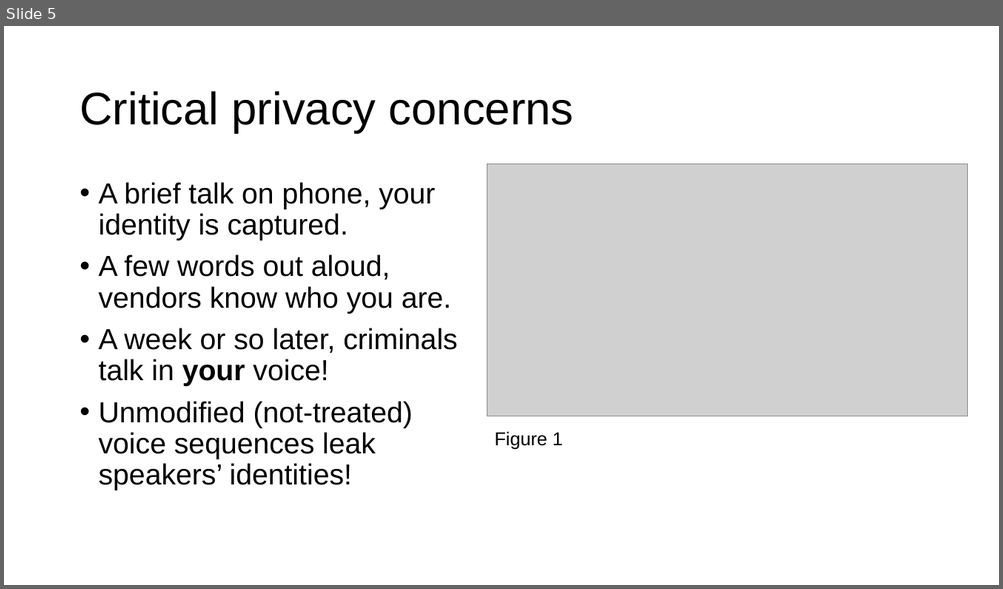
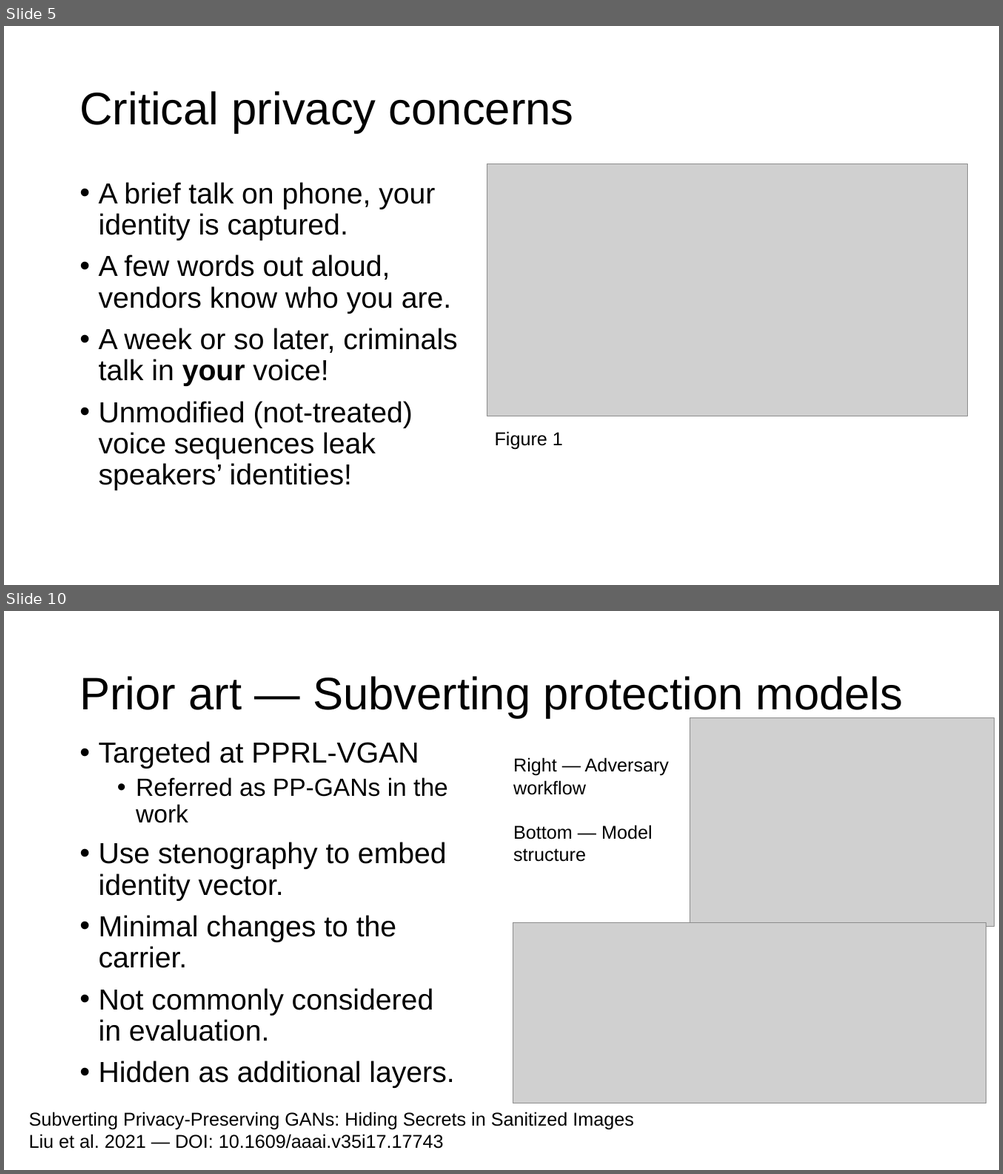
Before and after one commit to aurantiaco-sucus/sgvc_adv_conf, a slide deck: pres.pptx. Shown one above the other, each under a label of ours: slide 5 before the commit, slides 5 and 10 after it; the slides between them are not shown. The pictures are 1003x589 and 1003x1174 pixels, drawn with LibreOffice and Linux fonts; fonts in the diff are those of the drawing; grey boxes stand for pictures. Boxes give left, top, right and bottom in pixels: in the first picture for what was removed or moved away, otherwise in the second. Text is boxed around its words. In the diff, an @@ line names an element or a change of style, - is before the commit and + after.

```diff
--- a/pres.pptx
+++ b/pres.pptx
@@ slide 10 added at [4, 611, 999, 1170], background #FFFFFF @@
@@ title added at [79, 676, 903, 718], 44 pt, text #000000 @@
+Prior art — Subverting protection models
@@ picture added at [690, 718, 993, 926] @@
@@ text added at [99, 741, 454, 1088], 28 pt, text #000000 @@
+• Targeted at PPRL-VGAN
+  • Referred as PP-GANs in the work
+• Use stenography to embed identity vector.
+• Minimal changes to the carrier.
+• Not commonly considered in evaluation.
+• Hidden as additional layers.
@@ text added at [513, 758, 669, 862], 18 pt, text #000000 @@
+Right — Adversary workflow
+Bottom — Model structure
@@ picture added at [513, 923, 987, 1104] @@
@@ text added at [29, 1112, 634, 1149], 18 pt, text #000000 @@
+Subverting Privacy-Preserving GANs: Hiding Secrets in Sanitized Images
+Liu et al. 2021 — DOI: 10.1609/aaai.v35i17.17743
```
Also in this commit, not shown: 4 slides changed, 14 other slides added.
